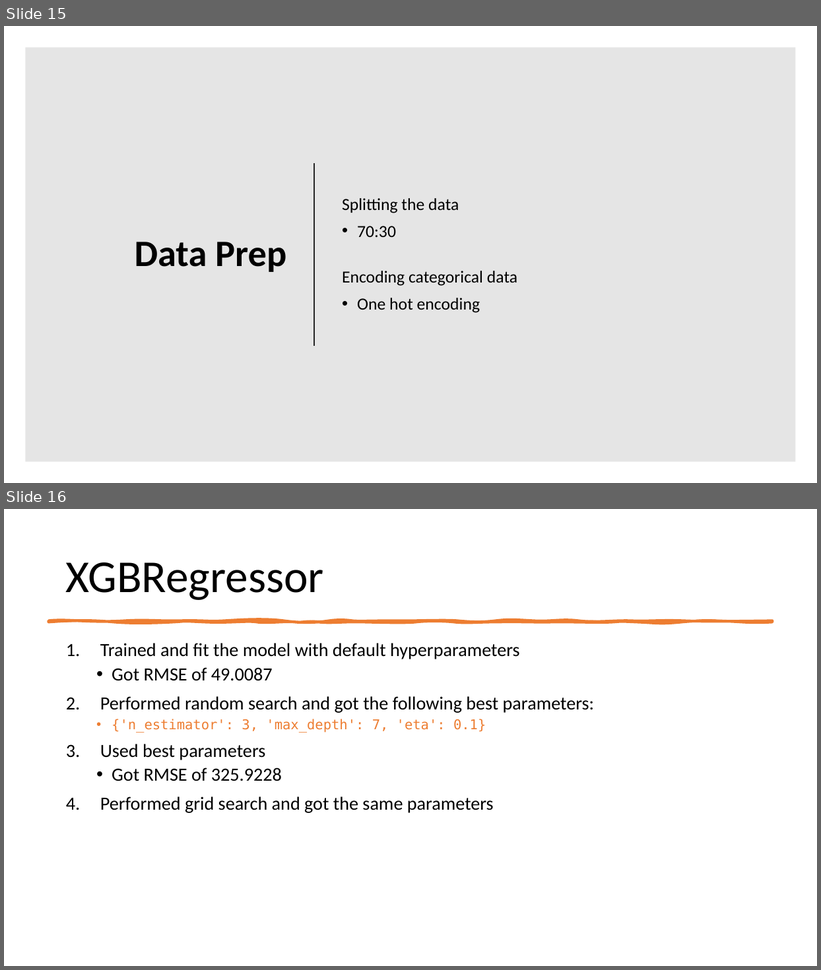
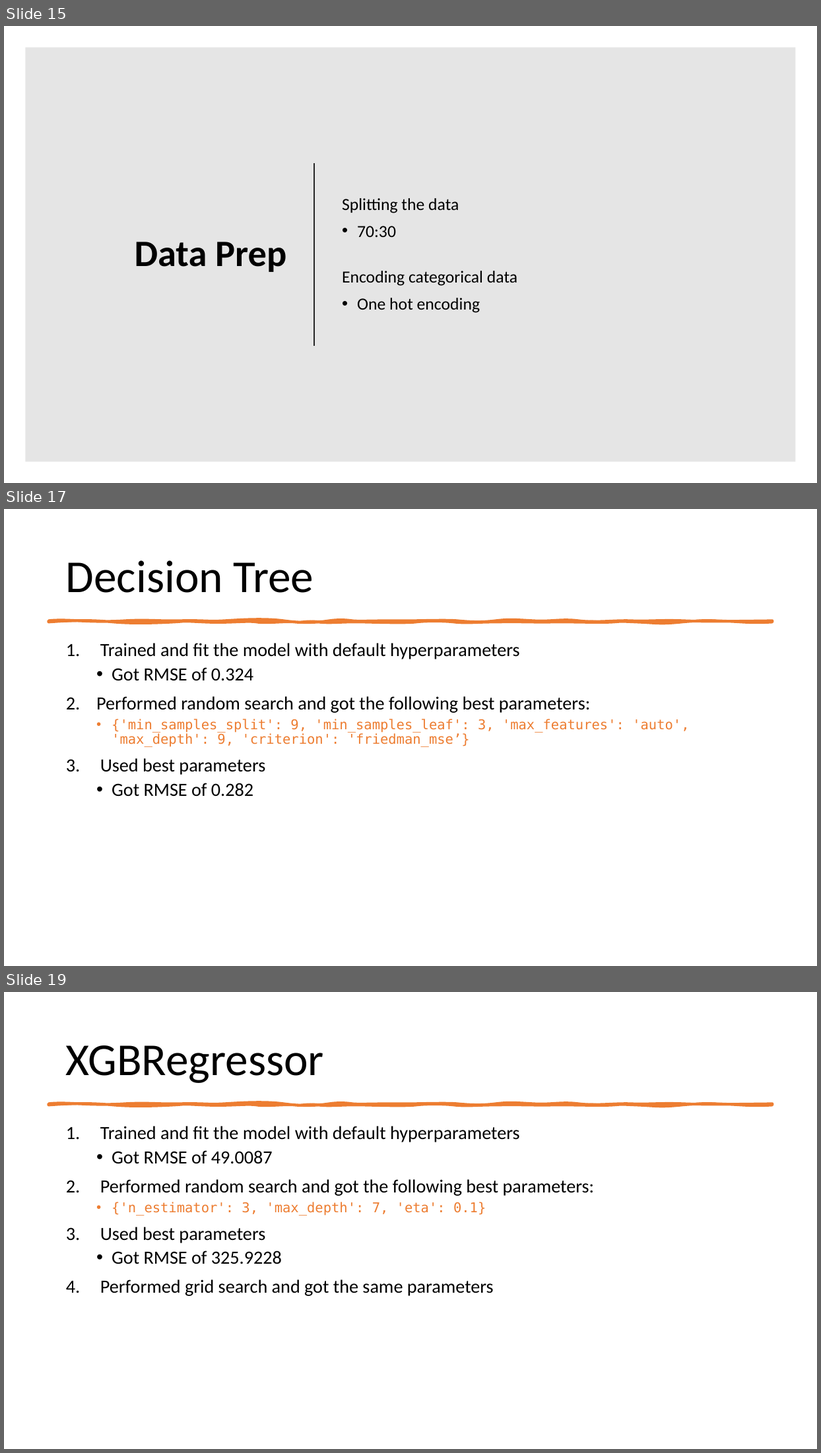
Before and after one commit to Jainlo/cali-housing-prices, a slide deck: California Housing Prices.pptx. Shown one above the other, each under a label of ours: slides 15 and 16 before the commit, slides 15, 17 and 19 after it; the slides between them are not shown. The pictures are 821x970 and 821x1453 pixels, drawn with LibreOffice and Linux fonts; fonts in the diff are those of the drawing. Boxes give left, top, right and bottom in pixels: in the first picture for what was removed or moved away, otherwise in the second. Text is boxed around its words. In the diff, an @@ line names an element or a change of style, - is before the commit and + after.

```diff
--- a/California Housing Prices.pptx
+++ b/California Housing Prices.pptx
@@ slide 17 added at [4,509,817,966], background #FFFFFF @@
@@ title added at [66,560,314,593], 54 pt, text #000000 @@
+Decision Tree
@@ freeform shape added at [48,621,773,622], fill #ED7D31, outline #ED7D31 3.25 pt @@
@@ text added at [96,643,689,797], 22 pt, text #000000 @@
+1. Trained and fit the model with default hyperparameters
+  • Got RMSE of 0.324
+2. Performed random search and got the following best parameters:
+  • {'min_samples_split': 9, 'min_samples_leaf': 3, 'max_features': 'auto', 'max_depth': 9, 'criterion': 'friedman_mse’}
+3. Used best parameters
+  • Got RMSE of 0.282
@@ what was slide 16 is now slide 19 @@
```
Also in this commit, not shown: 2 other slides added.
